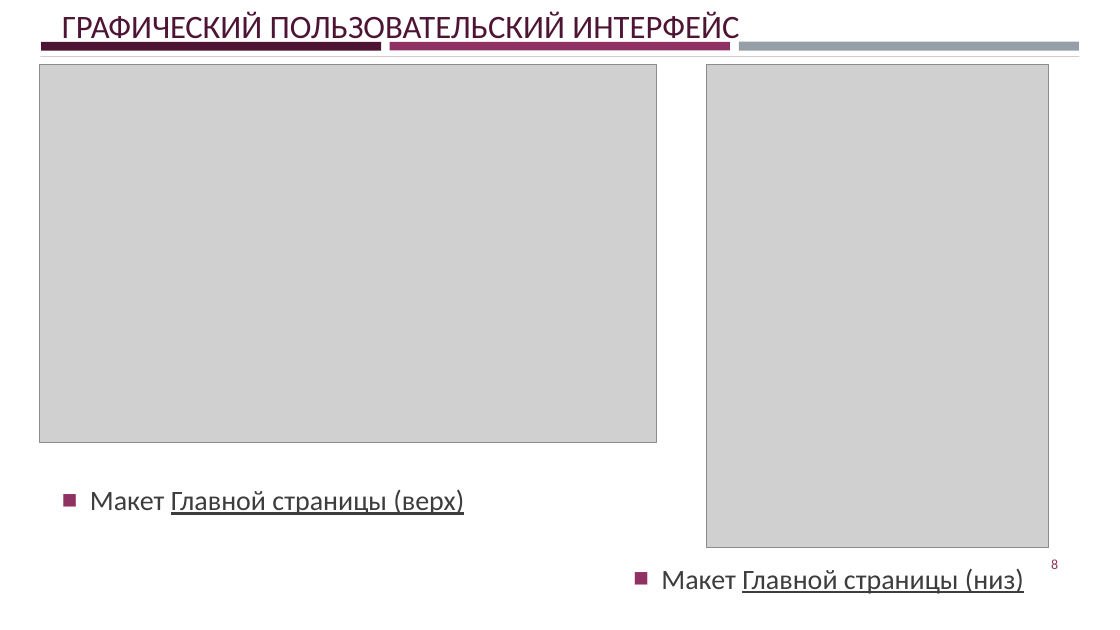
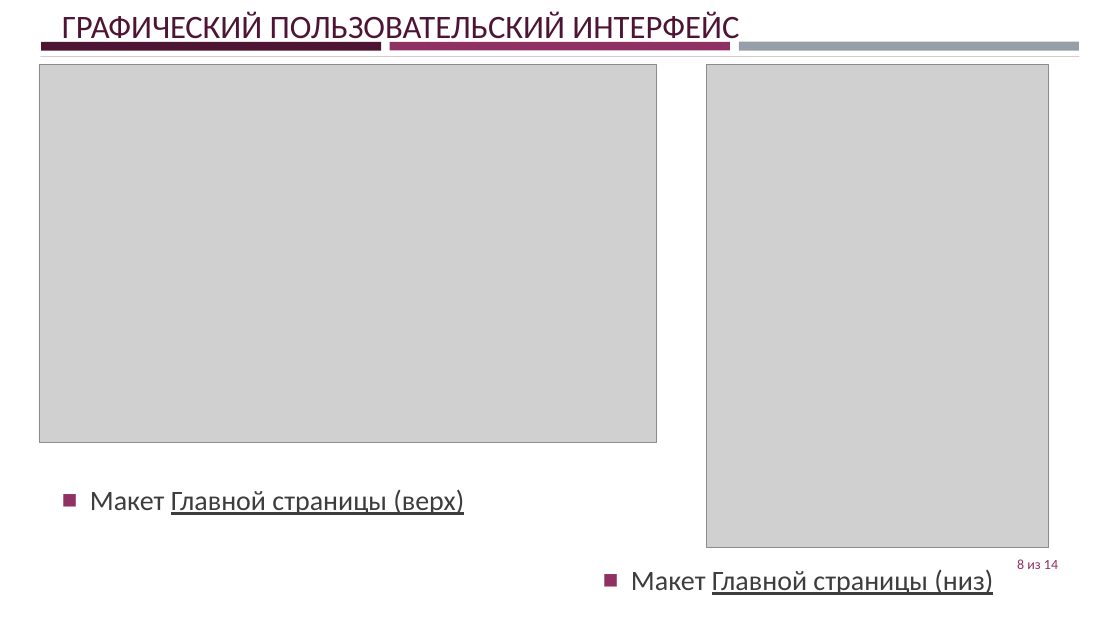
Before and after one commit to jecsonM/MDKmyWORKasAstudent, a slide deck: slide 8 of Сайт для компании «Кисловодск-строй».pptx. Drawn at 1120x630 pixels with LibreOffice and Linux fonts; fonts in the diff are those of the drawing; grey boxes stand for pictures. Boxes give left, top, right and bottom in pixels: in the first picture for what was removed or moved away, otherwise in the second. Text is boxed around its words. In the diff, an @@ line names an element or a change of style, - is before the commit and + after.

```diff
--- a/Сайт для компании «Кисловодск-строй».pptx
+++ b/Сайт для компании «Кисловодск-строй».pptx
@@ text "Макет Главной страницы (низ)": place and size @@
-text "Макет Главной страницы (низ)" at (661,568,1024,594)
+text "Макет Главной страницы (низ)" at (631,569,993,595)
@@ page number at (1017,559,1058,569): text changed @@
-8
+8 из 14
```
Also in this commit, not shown: 5 other slides changed, 1 other file.
